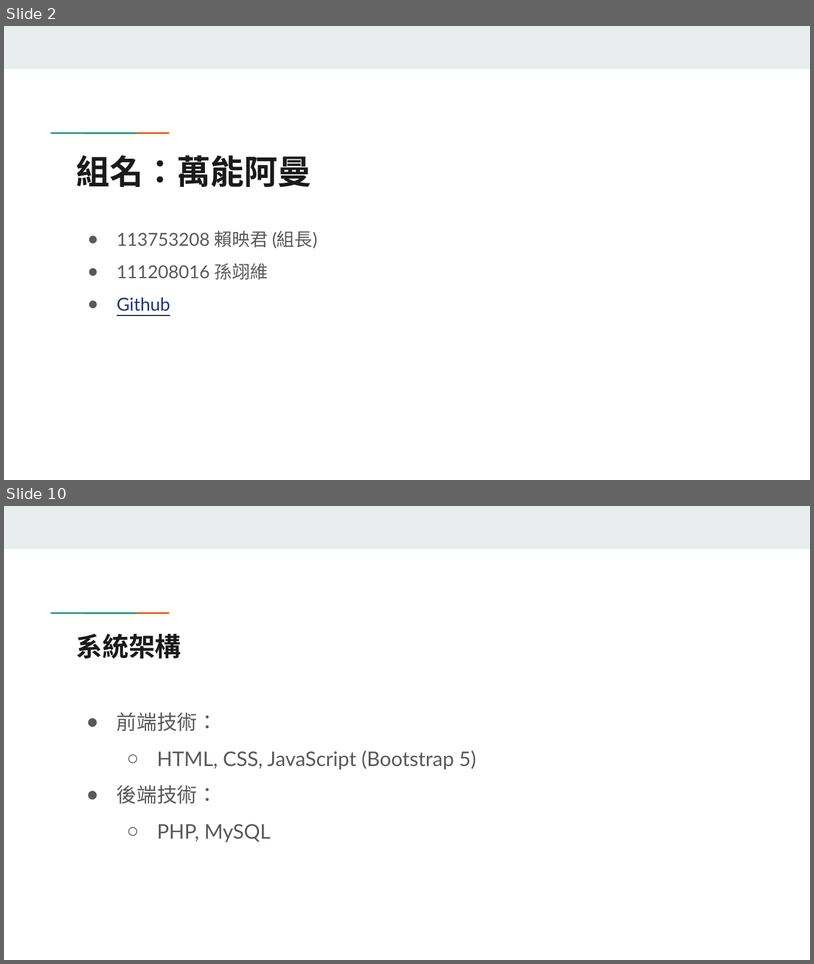
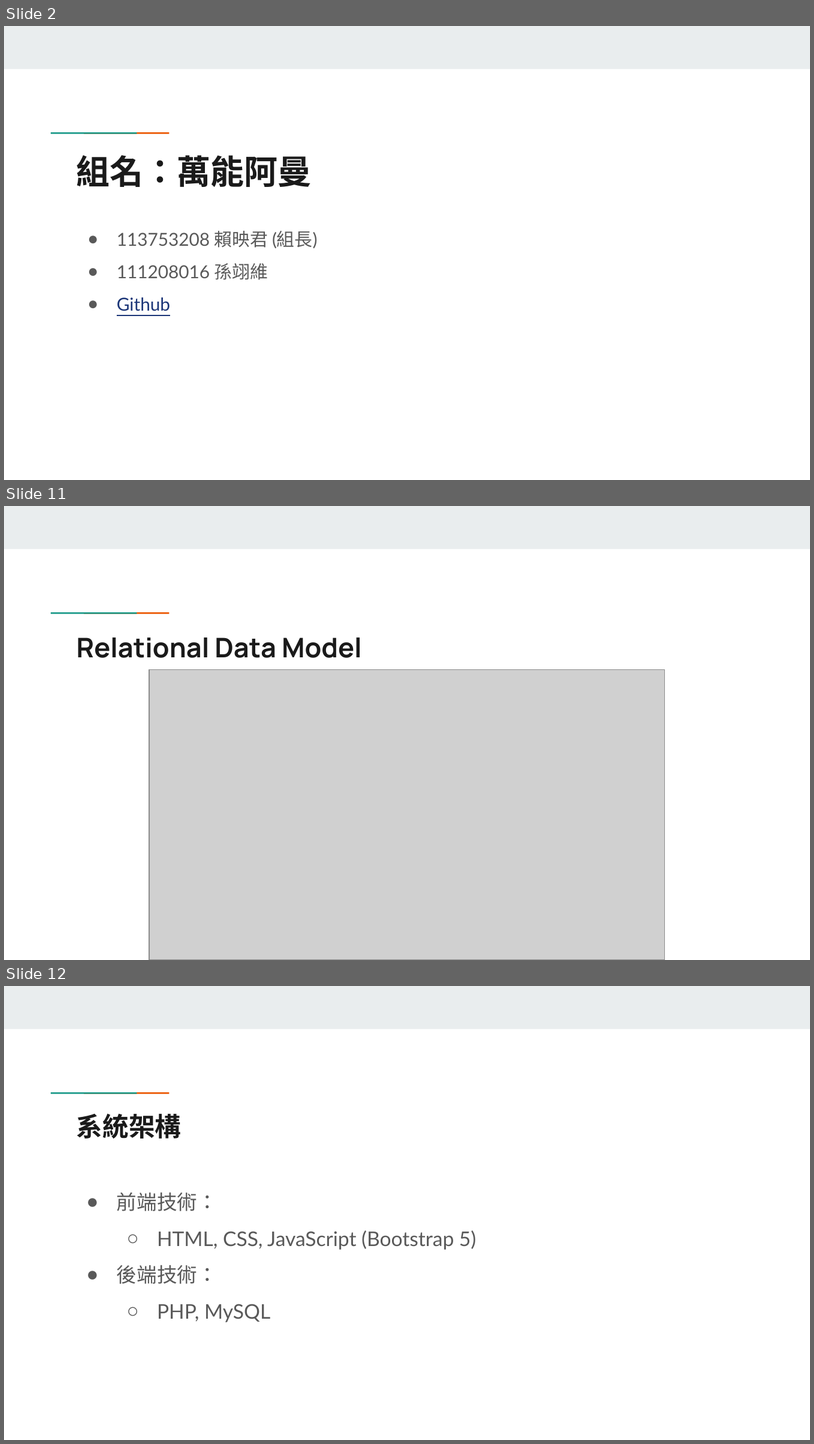
Before and after one commit to 2111518/Dormitory-repair-management-system, a slide deck: 期末報告.pptx. Shown one above the other, each under a label of ours: slides 2 and 10 before the commit, slides 2, 11 and 12 after it; the slides between them are not shown. The pictures are 814x964 and 814x1444 pixels, drawn with LibreOffice and Linux fonts; fonts in the diff are those of the drawing; grey boxes stand for pictures. Boxes give left, top, right and bottom in pixels: in the first picture for what was removed or moved away, otherwise in the second. Text is boxed around its words. In the diff, an @@ line names an element or a change of style, - is before the commit and + after.

```diff
--- a/期末報告.pptx
+++ b/期末報告.pptx
@@ slide 11 added at (4,506,810,960), background #FFFFFF; not listed: 3 template elements that a slide beside it also shows @@
@@ title added at (77,637,362,658), 24.1 pt, text #1A1A1A, bold @@
+Relational Data Model
@@ picture added at (149,670,665,960) @@
@@ what was slide 10 is now slide 12 @@
```
Also in this commit, not shown: 11 slides changed, 1 other slide added, 1 slide removed.
